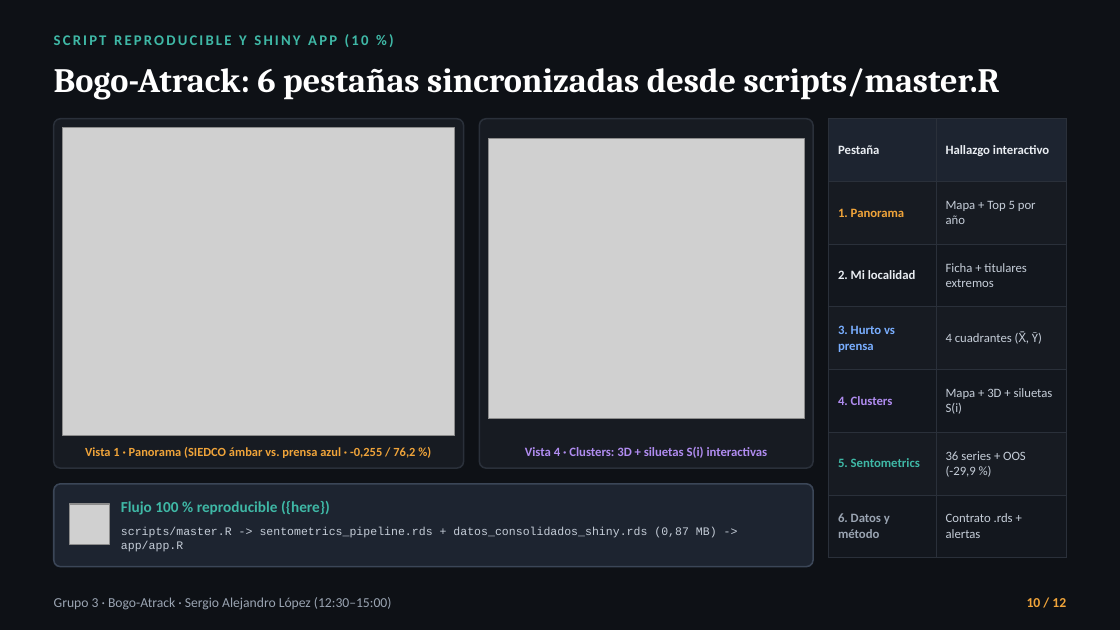
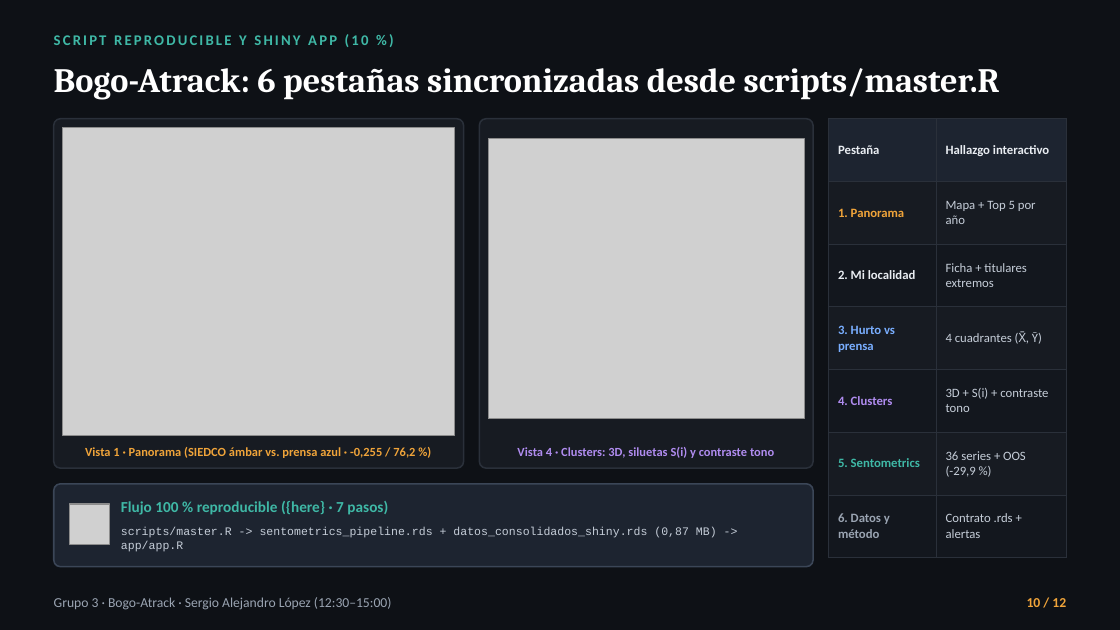
Before and after one commit to juanjo-edm/Repo_Entrega_Final_Taller_R, a slide deck: slide 10 of output/entregas/03_presentacion_plenaria/presentacion_grupo_3.pptx. Drawn at 1120x630 pixels with LibreOffice and Linux fonts; fonts in the diff are those of the drawing; grey boxes stand for pictures. Boxes give left, top, right and bottom in pixels: in the first picture for what was removed or moved away, otherwise in the second. Text is boxed around its words. In the diff, an @@ line names an element or a change of style, - is before the commit and + after.

Commit message:
Agrega clustering de sentimiento (sentometrics) y contraste multivariado vs. hurtos en Sección 6.7, Shiny y entregables finales

```diff
--- a/output/entregas/03_presentacion_plenaria/presentacion_grupo_3.pptx
+++ b/output/entregas/03_presentacion_plenaria/presentacion_grupo_3.pptx
@@ table at bbox=[829, 119, 1066, 542] @@
-row 5, column 2: Mapa + 3D + siluetas S(i)
+row 5, column 2: 3D + S(i) + contraste tono
@@ text at bbox=[517, 447, 774, 458]: text changed; size 8.2 to 8 pt @@
-Vista 4 · Clusters: 3D + siluetas S(i) interactivas
+Vista 4 · Clusters: 3D, siluetas S(i) y contraste tono
@@ text at bbox=[121, 501, 388, 515]: text changed @@
-Flujo 100 % reproducible ({here})
+Flujo 100 % reproducible ({here} · 7 pasos)
```
Also in this commit, not shown: 4 other slides changed, 28 other files.
